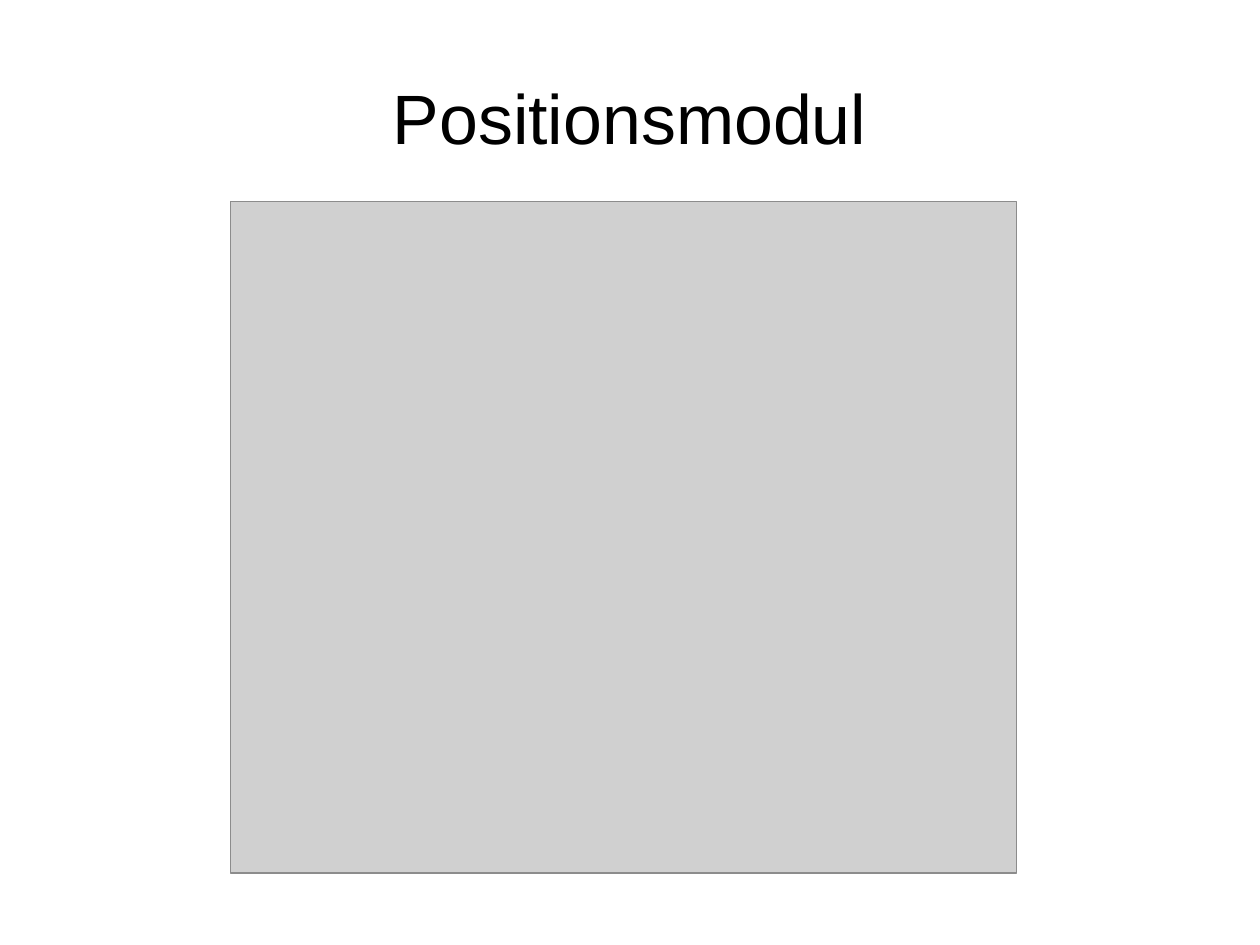
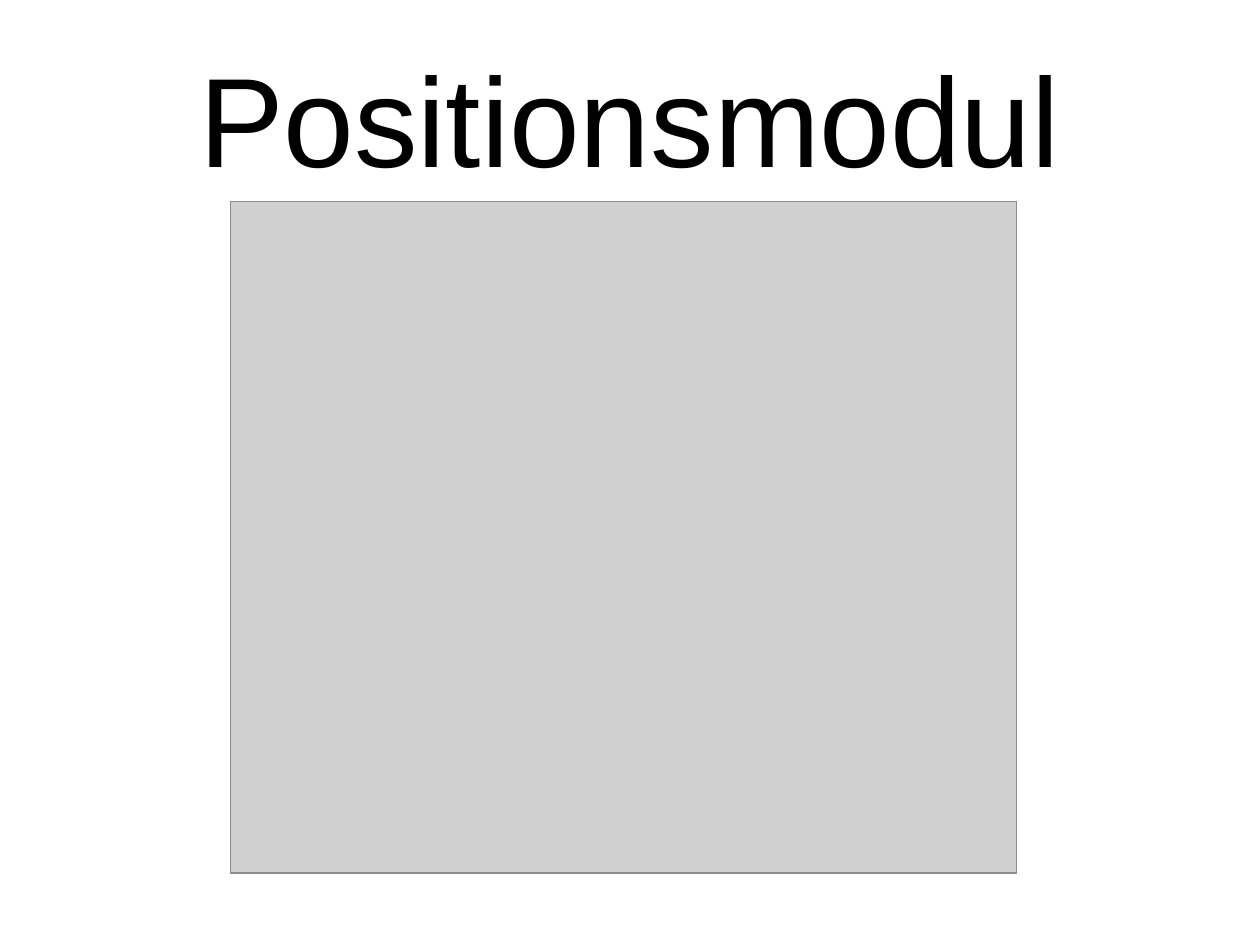
Before and after one commit to KITrokopter/Presentation, a slide deck: slide 11 of PresentationInTotal v0.1.odp. Drawn at 1260x945 pixels with LibreOffice and Linux fonts; fonts in the diff are those of the drawing; grey boxes stand for pictures. Boxes give left, top, right and bottom in pixels: in the first picture for what was removed or moved away, otherwise in the second. Text is boxed around its words. In the diff, an @@ line names an element or a change of style, - is before the commit and + after.

```diff
--- a/PresentationInTotal v0.1.odp
+++ b/PresentationInTotal v0.1.odp
@@ title "Positionsmodul" at (x1=199, y1=75, x2=1060, y2=169): size 44 to 80 pt @@
```
Also in this commit, not shown: 5 other slides changed, 6 slides added.
